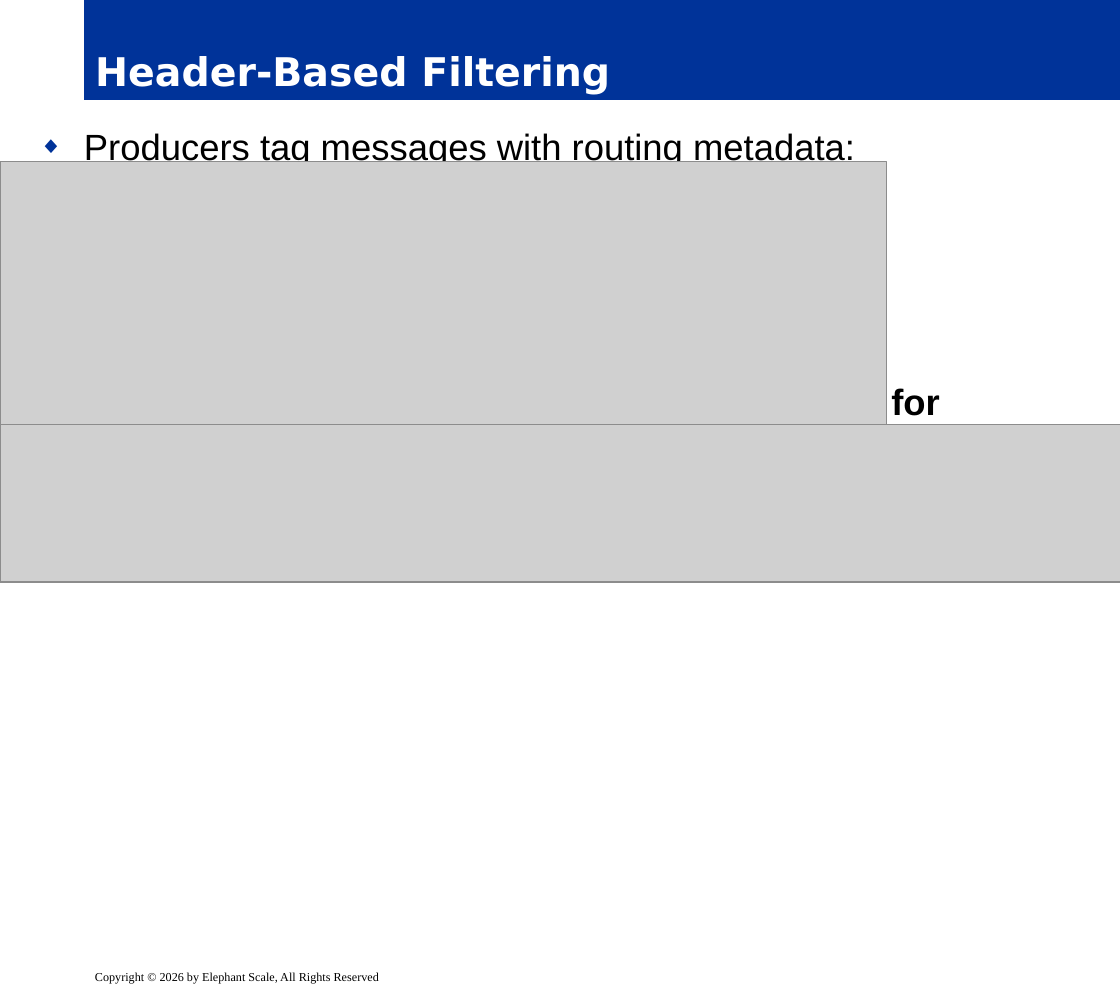
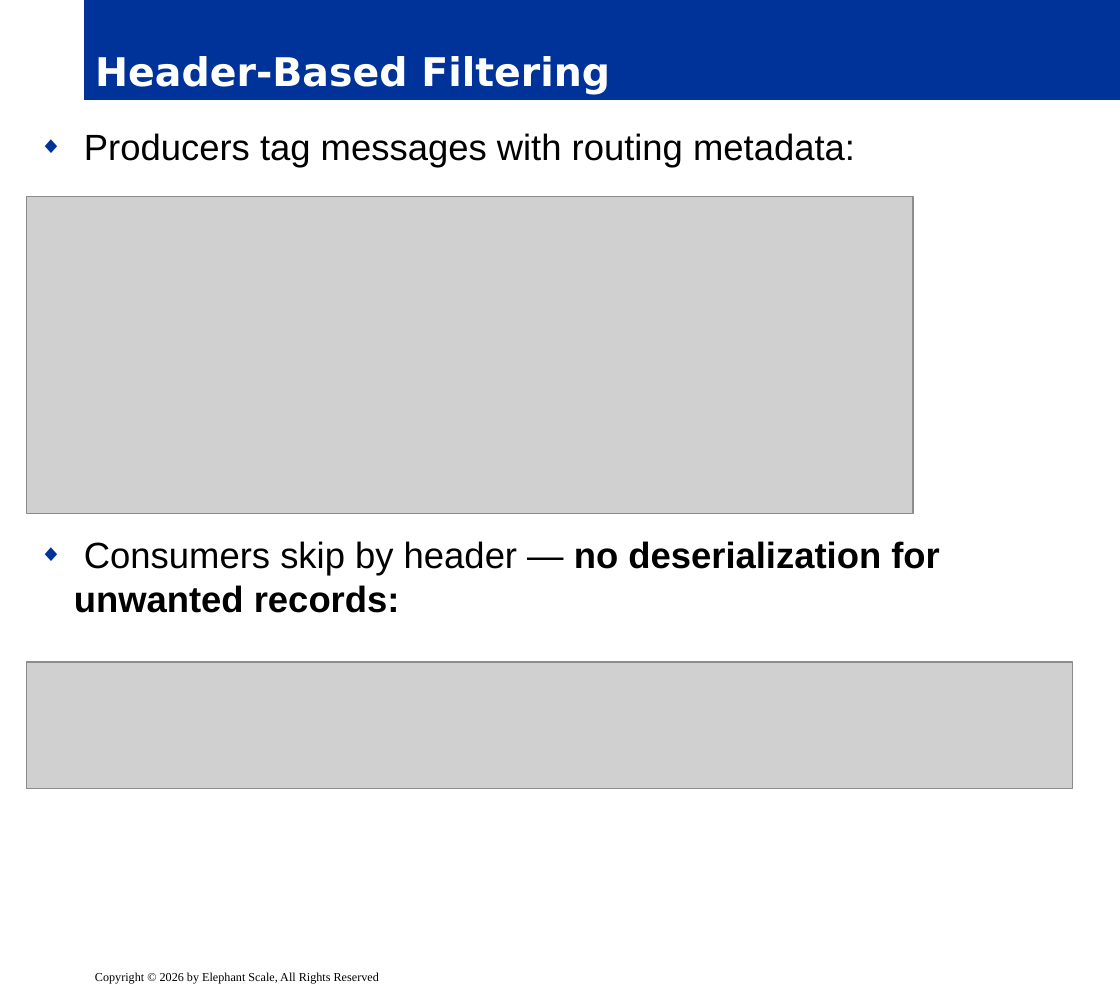
Before and after one commit to elephantscale/Advanced-Kafka-Streaming, a slide deck: slide 7 of slides/release/07__module7.pptx. Drawn at 1120x992 pixels with LibreOffice and Linux fonts; fonts in the diff are those of the drawing; grey boxes stand for pictures; background and template pictures are left out. Boxes give left, top, right and bottom in pixels: in the first picture for what was removed or moved away, otherwise in the second. Text is boxed around its words. In the diff, an @@ line names an element or a change of style, - is before the commit and + after.

```diff
--- a/slides/release/07__module7.pptx
+++ b/slides/release/07__module7.pptx
@@ text "Producers tag messages with routing ..." rewrapped from box(84, 133, 940, 424) to box(74, 133, 940, 613) @@
@@ picture: place and size @@
-picture at box(0, 162, 886, 479)
+picture at box(27, 197, 913, 514)
@@ picture: place and size @@
-picture at box(0, 424, 1120, 581)
+picture at box(27, 662, 1073, 789)
```
Also in this commit, not shown: 13 other slides changed, 2 slides added.
